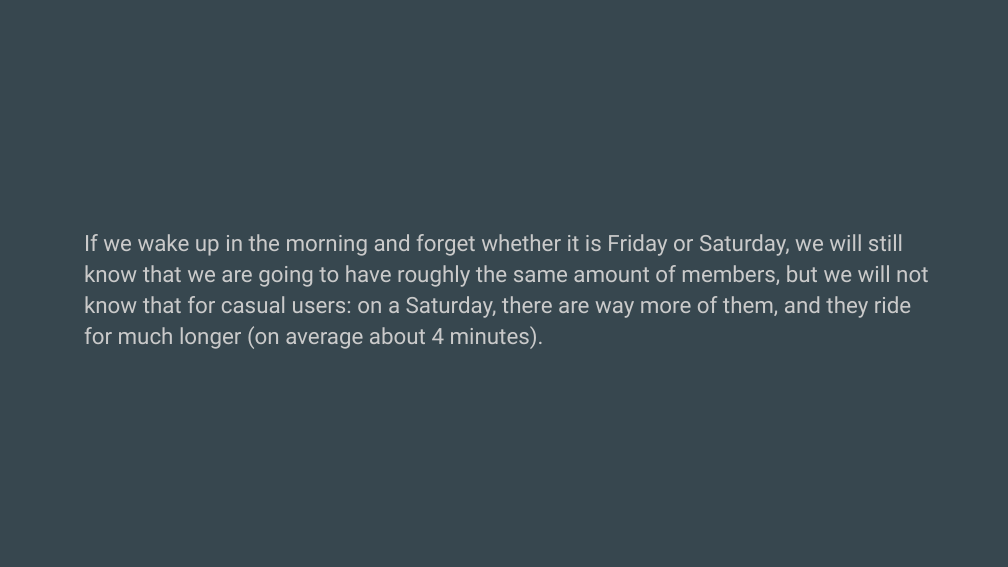
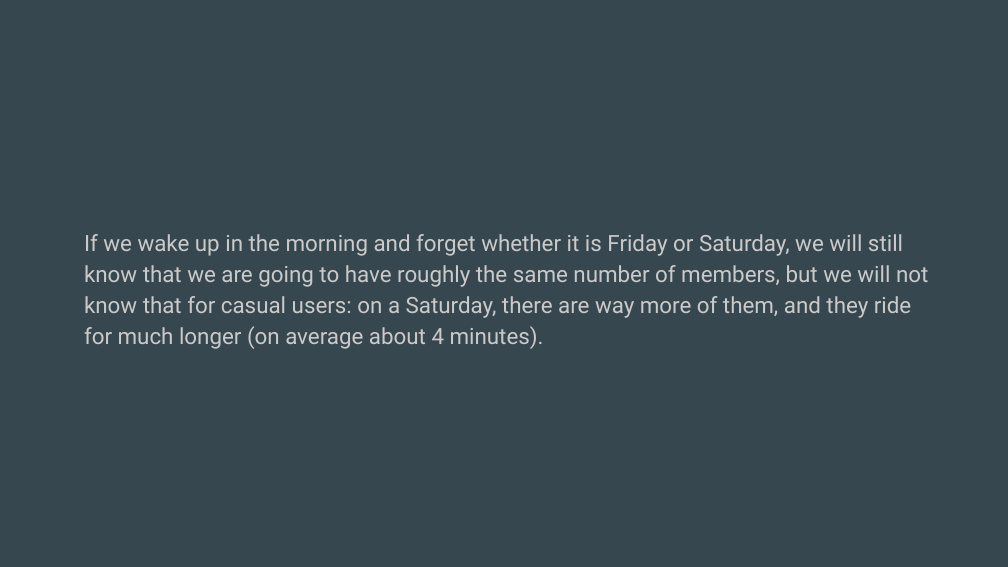
Before and after one commit to Takekuro/Cyclistic, a slide deck: slide 10 of Slides/2021_11_Cyclistic_Analysis_Members_Casual.pptx. Drawn at 1008x567 pixels with LibreOffice and Linux fonts; fonts in the diff are those of the drawing. Boxes give left, top, right and bottom in pixels: in the first picture for what was removed or moved away, otherwise in the second. Text is boxed around its words. In the diff, an @@ line names an element or a change of style, - is before the commit and + after.

```diff
--- a/Slides/2021_11_Cyclistic_Analysis_Members_Casual.pptx
+++ b/Slides/2021_11_Cyclistic_Analysis_Members_Casual.pptx
@@ title at (84, 234, 928, 349): text changed @@
-If we wake up in the morning and forget whether it is Friday or Saturday, we will still know that we are going to have roughly the same amount of members, but we will not know that for casual users: on a Saturday, there are way more of them, and they ride for much longer (on average about 4 minutes).
+If we wake up in the morning and forget whether it is Friday or Saturday, we will still know that we are going to have roughly the same number of members, but we will not know that for casual users: on a Saturday, there are way more of them, and they ride for much longer (on average about 4 minutes).
```
Also in this commit, not shown: 10 other slides changed, 1 slide added, 1 slide removed.
